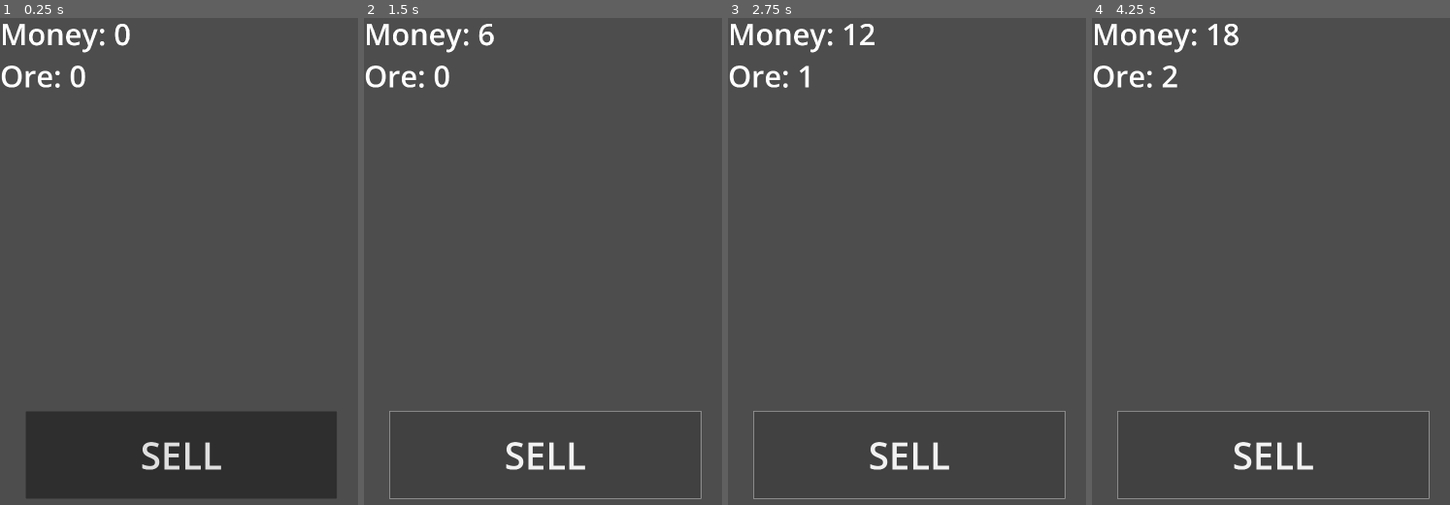
Above: before the commit, frames 1-4 (left to right).
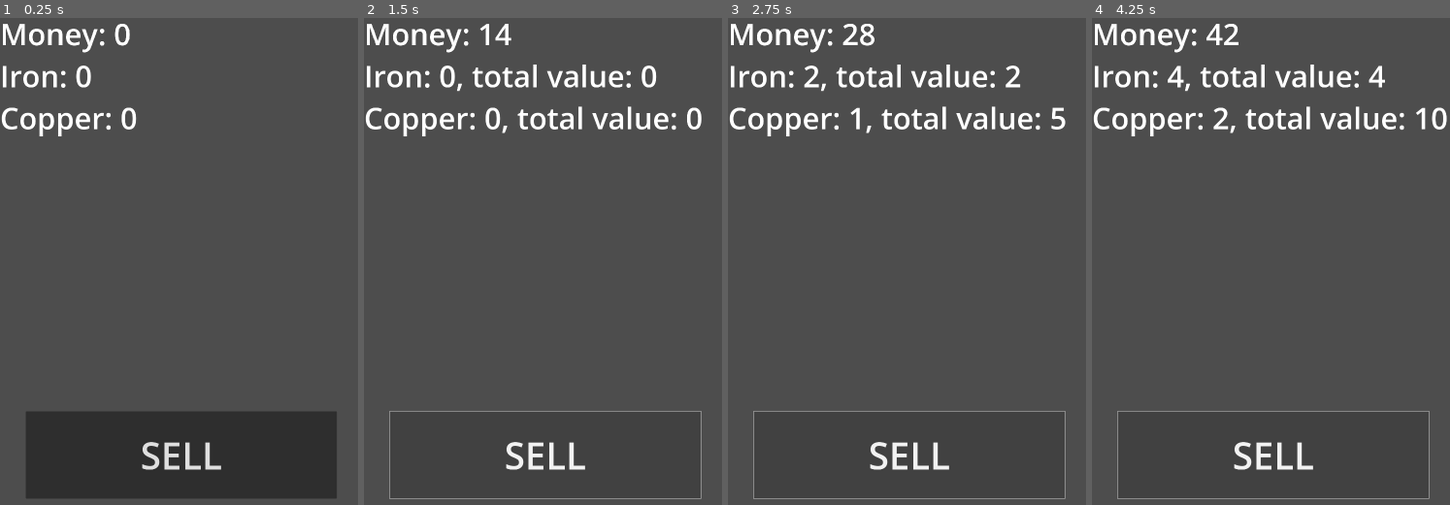
Above: after the commit, the same moments.

Repository: TheHaput/IdleProyecto
Game: Godot game, scene res://scenes/gui.tscn
Same seed, same stepped clock (60 frames per second), same inputs: the game is played once before the commit and once after it.
Inputs:
- Up to frame 1 (0.25 s): no input
- Up to frame 2 (1.5 s): click "SELL" at 0.5 s; click "SELL" at 1.25 s
- Up to frame 3 (2.75 s): click "SELL" at 2 s
- Up to frame 4 (4.25 s): tap Enter at 3.5 s

The runs differ from the first frame. In frame 1, 1.3% of the frame differs, in the area x 0-39%, y 9-25%; in frame 2, 3.3%; in frame 3, 3.2%; in frame 4, 3.3%, in the area x 0-100%, y 1-25%.

Commit message:
Creado resources para iron y copper y script para el conveyor. Añadido una label más a la escena principal

Diff:
--- /dev/null
+++ b/idleproyecto/resources/Copper.tres
@@ -0,0 +1,8 @@
+[gd_resource type="Resource" script_class="ResourceData" load_steps=2 format=3 uid="uid://um3r4b6pulml"]
+
+[ext_resource type="Script" path="res://scripts/ResourceData.gd" id="1_laifh"]
+
+[resource]
+script = ExtResource("1_laifh")
+name = "Copper"
+value = 5
--- /dev/null
+++ b/idleproyecto/resources/Iron.tres
@@ -0,0 +1,8 @@
+[gd_resource type="Resource" script_class="ResourceData" load_steps=2 format=3 uid="uid://oaja5cm7biir"]
+
+[ext_resource type="Script" path="res://scripts/ResourceData.gd" id="1_vpj5w"]
+
+[resource]
+script = ExtResource("1_vpj5w")
+name = "Iron"
+value = 1
--- a/idleproyecto/scenes/gui.tscn
+++ b/idleproyecto/scenes/gui.tscn
@@ -22,10 +22,16 @@
 theme_override_font_sizes/font_size = 120
 text = "Money: 0"
 
-[node name="OreLabel" type="Label" parent="VBoxContainer"]
+[node name="IronLabel" type="Label" parent="VBoxContainer"]
 layout_mode = 2
 theme_override_font_sizes/font_size = 120
-text = "Ore: 0
+text = "Iron: 0
+"
+
+[node name="CopperLabel" type="Label" parent="VBoxContainer"]
+layout_mode = 2
+theme_override_font_sizes/font_size = 120
+text = "Copper: 0
 "
 
 [node name="Timer" type="Timer" parent="."]
@@ -43,5 +49,5 @@
 text = "SELL"
 
 [connection signal="timeout" from="Timer" to="." method="_on_timer_timeout"]
-[connection signal="timeout" from="Timer" to="VBoxContainer/OreLabel" method="_on_timer_timeout"]
+[connection signal="timeout" from="Timer" to="VBoxContainer/IronLabel" method="_on_timer_timeout"]
 [connection signal="pressed" from="Button" to="." method="_on_button_pressed"]
--- /dev/null
+++ b/idleproyecto/scripts/ConveyorBelt.gd
@@ -0,0 +1,49 @@
+extends Node2D
+
+# Conveyor settings
+var slot_count = 10  # Number of slots on the conveyor
+var slot_speed = 1.0  # Time between movements in seconds
+var slot_width = 64  # Width of each slot, adjust based on your setup
+var conveyor_y_position = 200  # Y position of the conveyor belt
+
+# Conveyor state
+var conveyor_slots = [] # Array to store items on the conveyor
+
+func _ready():
+    conveyor_slots.resize(slot_count)
+    for i in range(slot_count):
+        conveyor_slots[i] = null  # Initialize all slots as empty
+
+    start_conveyor()
+
+func start_conveyor():
+    var timer = Timer.new()
+    timer.wait_time = slot_speed
+    timer.connect("timeout", _move_items)
+    add_child(timer)
+    timer.start()
+
+func _move_items():
+    # slot_count - 1 to avoid out of bounds access (array begins at 0)
+    # Begins at last element and goes backward
+    for i in range(slot_count - 1, 0, -1):
+        conveyor_slots[i] = conveyor_slots[i - 1] # Shift items to the right
+    conveyor_slots[0] = null  # First slot gets new item or stays empty
+    update_display()
+
+func add_item(item: ResourceData):
+    conveyor_slots[0] = item  # Place a new item in the first slot
+
+func update_display():
+    # Remove all existing children (previous item sprites)
+    for child in get_children():
+        if child is Sprite2D:
+            child.queue_free()
+
+    # Visualize the items moving on the conveyor
+    for i in range(slot_count):
+        if conveyor_slots[i]:
+            var sprite_instance = Sprite2D.new()
+            sprite_instance.texture = conveyor_slots[i].sprite
+            sprite_instance.position = Vector2(i * slot_width, conveyor_y_position)
+            add_child(sprite_instance)
--- /dev/null
+++ b/idleproyecto/scripts/ResourceData.gd
@@ -0,0 +1,7 @@
+extends Resource
+
+class_name ResourceData
+
+@export var name: String = ""
+@export var value: int = 0
+@export var sprite: Texture = null
--- a/idleproyecto/scripts/amountsControls.gd
+++ b/idleproyecto/scripts/amountsControls.gd
@@ -1,31 +1,45 @@
 extends Control
 
+# Amounts
 var copperAmount := 0
-
+var ironAmount := 0
 var money := 0
 
+# Labels
 var moneyLabel
+var ironLabel
+var copperLabel
 
-var oreLabel
+# Resources
+var copperResource: ResourceData
+var ironResource: ResourceData
+
+func _ready():
+    copperResource = preload("res://resources/Copper.tres")
+    ironResource = preload("res://resources/Iron.tres")
+    print_debug("Iron and copper values: " + str(ironResource.value) + " " + str(copperResource.value))
 
 
-func _ready():
-	moneyLabel = $VBoxContainer/MoneyLabel
-	oreLabel = $VBoxContainer/OreLabel
+    moneyLabel = $VBoxContainer/MoneyLabel
+    ironLabel = $VBoxContainer/IronLabel
+    copperLabel = $VBoxContainer/CopperLabel
 
 func _on_timer_timeout():
-	copperAmount += 1
-	updateOreLabel()
+    copperAmount += 1
+    ironAmount += 2
+    updateLabels()
 
 func _on_button_pressed():
-	sell()
-	## int to string
-	moneyLabel.text = "Money: %d" %money
+    sell()
+    ## int to string
+    moneyLabel.text = "Money: %d" % money
 
 func sell():
-	money += copperAmount * 3
-	copperAmount = 0
-	updateOreLabel()
+    money += copperAmount * copperResource.value + ironAmount * ironResource.value
+    copperAmount = 0
+    ironAmount = 0
+    updateLabels()
 
-func updateOreLabel():
-	oreLabel.text ="Ore: %d" %copperAmount
+func updateLabels():
+    ironLabel.text = "Iron: %d, total value: %d" % [ironAmount, ironAmount * ironResource.value]
+    copperLabel.text = "Copper: %d, total value: %d" % [copperAmount, copperAmount * copperResource.value]
